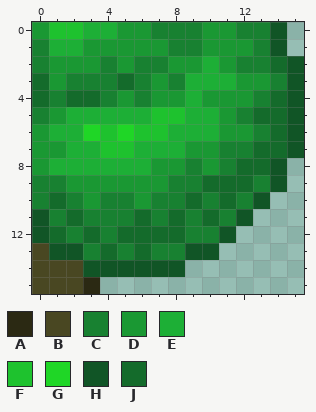
File history of a pixel-art sprite, images/tiles/nature/tree/9.png. The picture above is the old version.
The file is 16x16 pixels.
Palette (. is transparent): A #2b2913  B #494722  C #188131  D #1a9833  E #1daf36  F #1ec22e  G #1fd626  H #115526  J #146b2b
Now the later version:
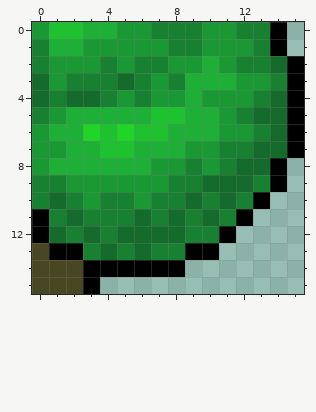
Diff:
colour H: #115526 -> #000000
y 15: x 3 A -> H
Pixel boxes of the changes (left, top, right, bottom) in both pictures:
changed: (32, 22, 304, 294)
